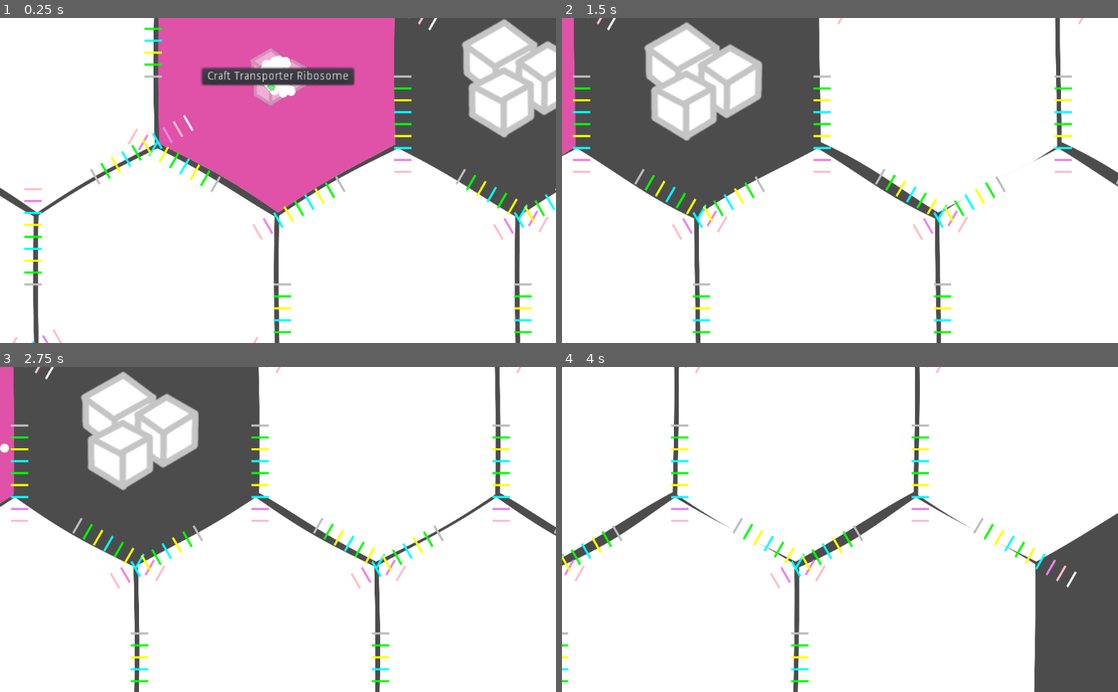
Above: before the commit, frames 1-4 (two rows, left to right).
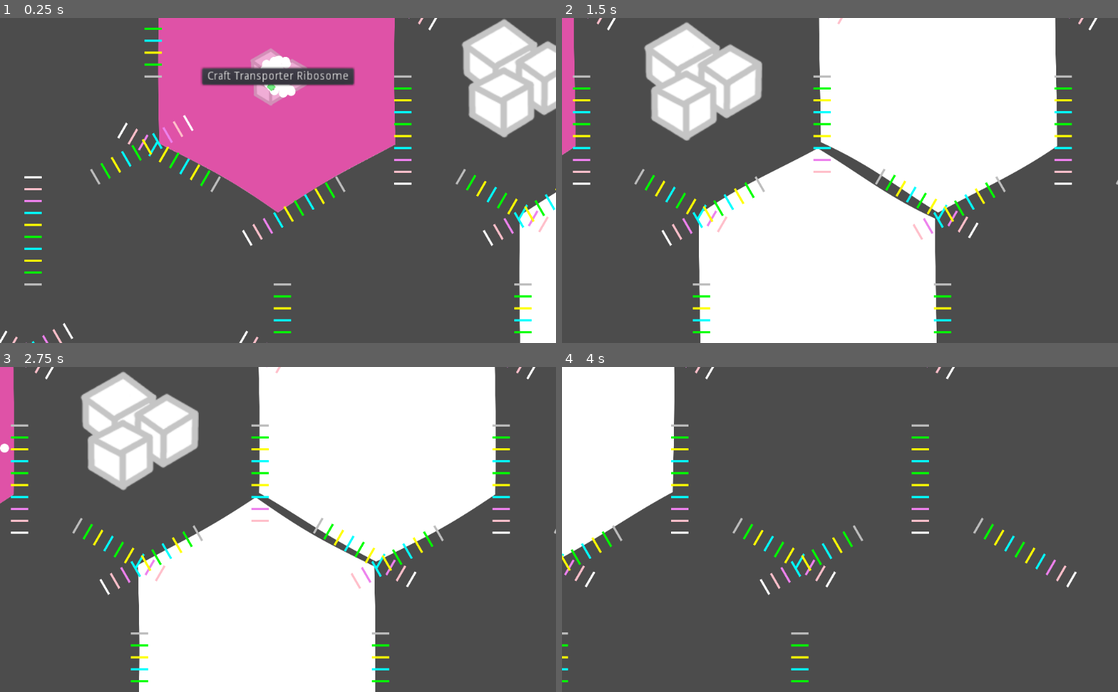
Above: after the commit, the same moments.

Repository: tobyp/hackathon2020
Game: Godot game, scene res://main.tscn
The game is run twice, just before and just after one commit, with the same random seed, the same clock (stepped at 60 frames per second) and the same inputs.
Inputs (mouse positions are in pixels of both pictures, inside the frame that each line leads up to):
- Up to frame 1 (0.25 s): no input
- Up to frame 2 (1.5 s): tap Enter at 0.5 s; move the mouse to (962, 164) at 0.52 s; hold D 0.53-1.25 s; click (962, 164) at 0.67 s; drag from (728, 196) to (812, 245) at 1.27 s
- Up to frame 3 (2.75 s): click (16, 425) at 2.02 s
- Up to frame 4 (4 s): move the mouse to (895, 458) at 2.77 s; hold D 2.78-3.5 s; drag from (812, 594) to (673, 480) at 3.52 s

The runs differ from the first frame. In frame 1, 58% of the frame differs, in the area x 0-93%, y 0-100%; in frame 2, 32%; in frame 3, 32%; in frame 4, 80%, in the area x 0-100%, y 0-100%.

Commit message:
Less flashy warnings

Diff:
--- a/cells/cell.tscn
+++ b/cells/cell.tscn
@@ -38,6 +38,7 @@
 
 [sub_resource type="Animation" id=8]
 resource_name = "Warning"
+length = 2.0
 loop = true
 tracks/0/type = "value"
 tracks/0/path = NodePath("WarningAnimationSprite:scale")
--- a/grid/hex_grid.gd
+++ b/grid/hex_grid.gd
@@ -61,6 +61,7 @@
 	if cell == null:
 		cell = CellTscn.instance()
 		cell.pos = pos
+		cell.visible = false
 		var pos_x = size_x * (float(x) + 0.5 if y % 2 != 0 else float(x))
 		var pos_y = size_y * y - (size_y / 2)
 		add_child(cell)
@@ -143,6 +144,7 @@
 	rng.randomize()
 
 	print("Discovered %s on ring %d" % [cell, cell.ring_level])
+	cell.visible = true
 	if cell.ring_level >= tech_tree.size():
 		print("No tech for ", cell)
 		return # we are out of technologies
